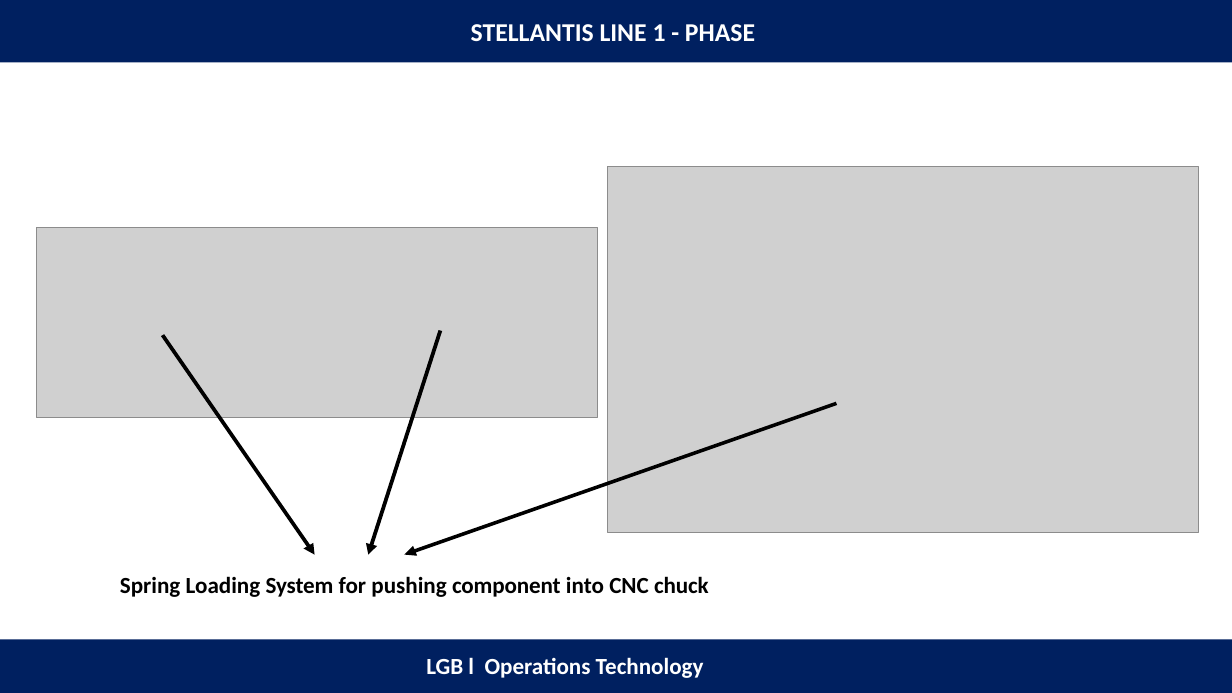
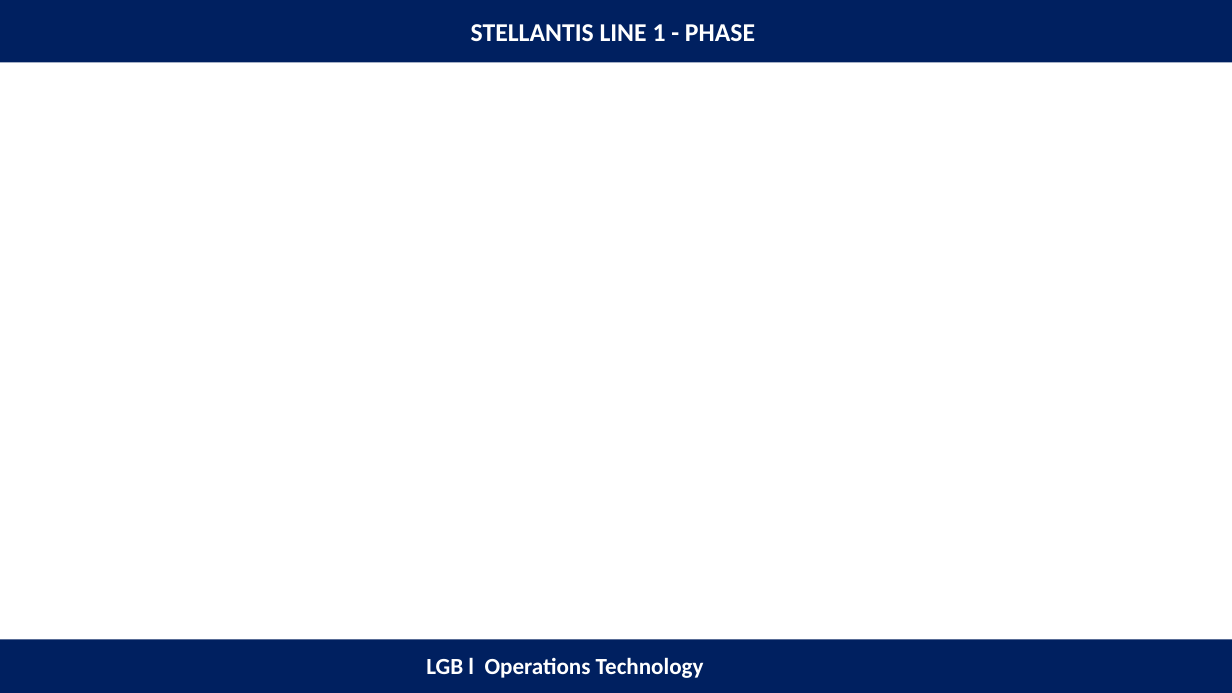
Before and after one commit to anand2204-robo/Project-List, a slide deck: slide 23 of Automation project.pptx (slide 8 before the commit). Drawn at 1232x693 pixels with LibreOffice and Linux fonts; fonts in the diff are those of the drawing; grey boxes stand for pictures. Boxes give left, top, right and bottom in pixels: in the first picture for what was removed or moved away, otherwise in the second. Text is boxed around its words. In the diff, an @@ line names an element or a change of style, - is before the commit and + after.

```diff
--- a/Automation project.pptx
+++ b/Automation project.pptx
@@ picture removed at bbox=[608, 166, 1199, 532] @@
@@ picture removed at bbox=[36, 227, 597, 417] @@
@@ freeform shape removed at bbox=[161, 330, 837, 555] @@
@@ text removed at bbox=[120, 576, 709, 597] @@
-Spring Loading System for pushing component into CNC chuck
```
Also in this commit, not shown: 12 other slides changed, 44 slides added.
